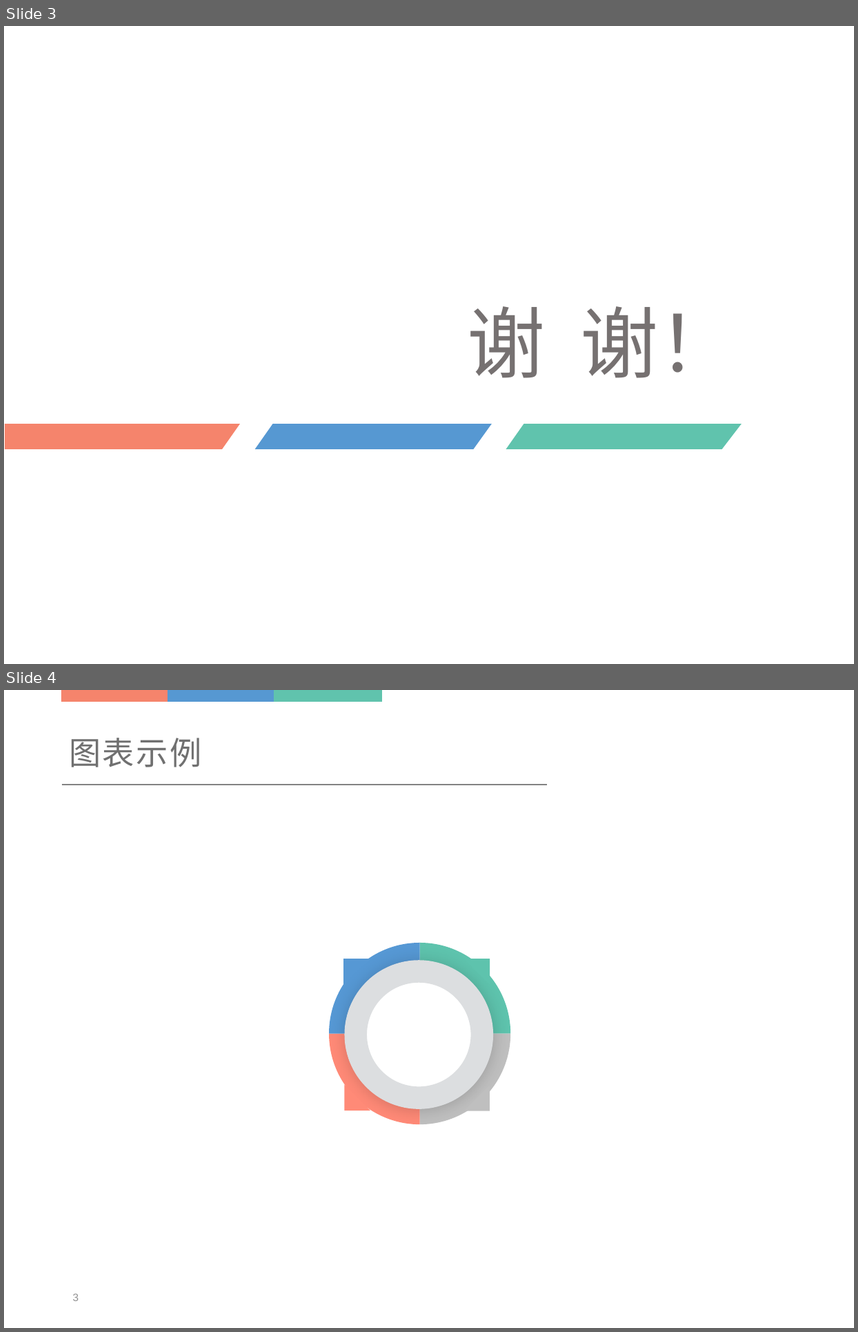
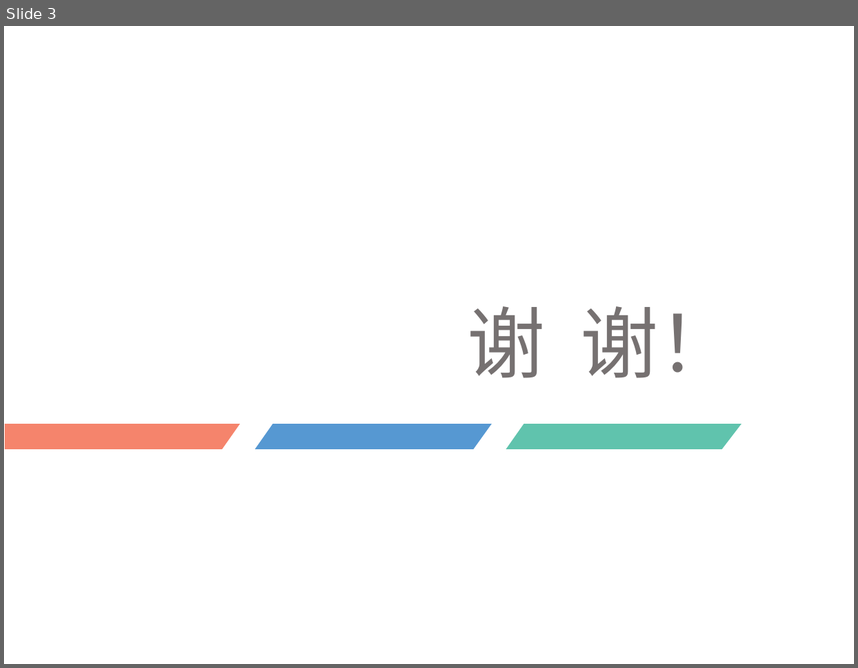
Before and after one commit to zhenglei2025/open-notebook, a slide deck: ppttemplate/template1.pptx. Shown one above the other, each under a label of ours: slides 3 and 4 before the commit, slide 3 after it. The pictures are 858x1332 and 858x668 pixels, drawn with LibreOffice and Linux fonts; fonts in the diff are those of the drawing; background and template pictures are left out. Boxes give left, top, right and bottom in pixels: in the first picture for what was removed or moved away, otherwise in the second. Text is boxed around its words. In the diff, an @@ line names an element or a change of style, - is before the commit and + after.

```diff
--- a/ppttemplate/template1.pptx
+++ b/ppttemplate/template1.pptx
@@ slide 4 removed at (4,690,854,1328), background #FFFFFF @@
@@ rectangle removed at (63,690,169,701) @@
@@ rectangle removed at (169,690,275,701) @@
@@ rectangle removed at (275,690,381,701) @@
@@ text removed at (69,738,201,767) @@
-图表示例
@@ line removed from (62, 785) to (547, 785) @@
@@ group removed at (327,943,510,1126): 4 freeform shapes, 1 pie chart, 1 ellipse @@
-categories: 1, 2, 3, 4
-Series 1: 25, 25, 25, 25
@@ page number removed at (73,1293,79,1301) @@
-3
```
Also in this commit, not shown: 9 other slides removed, 8 other files.
